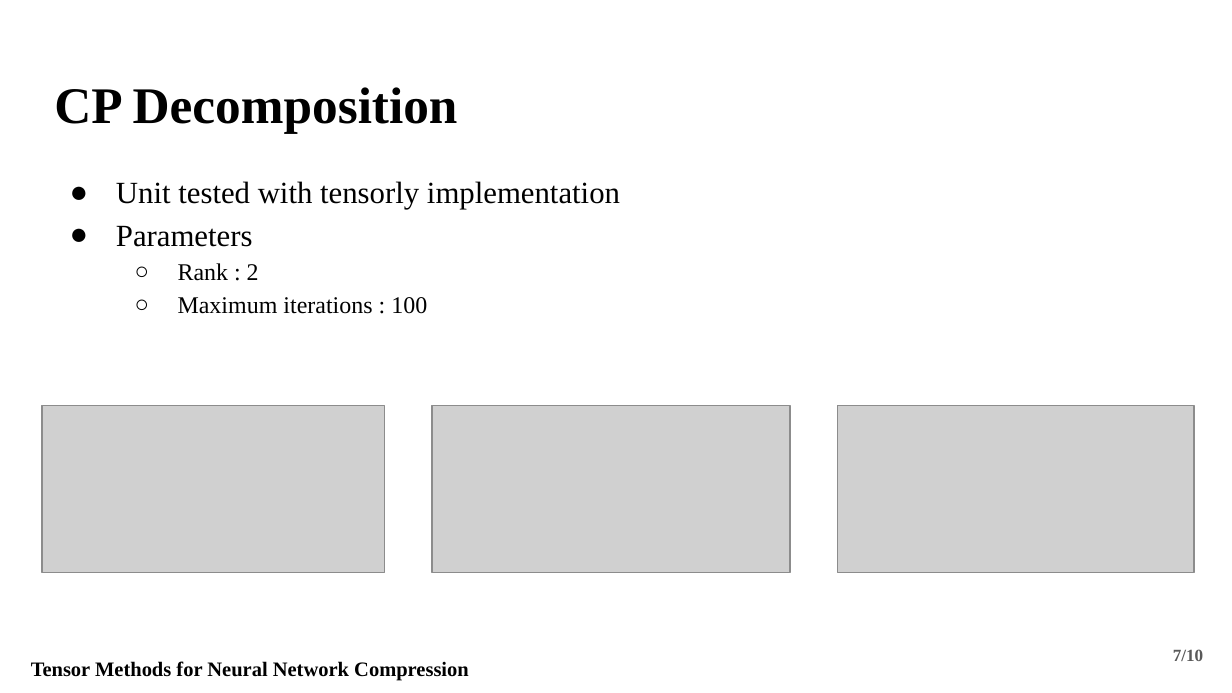
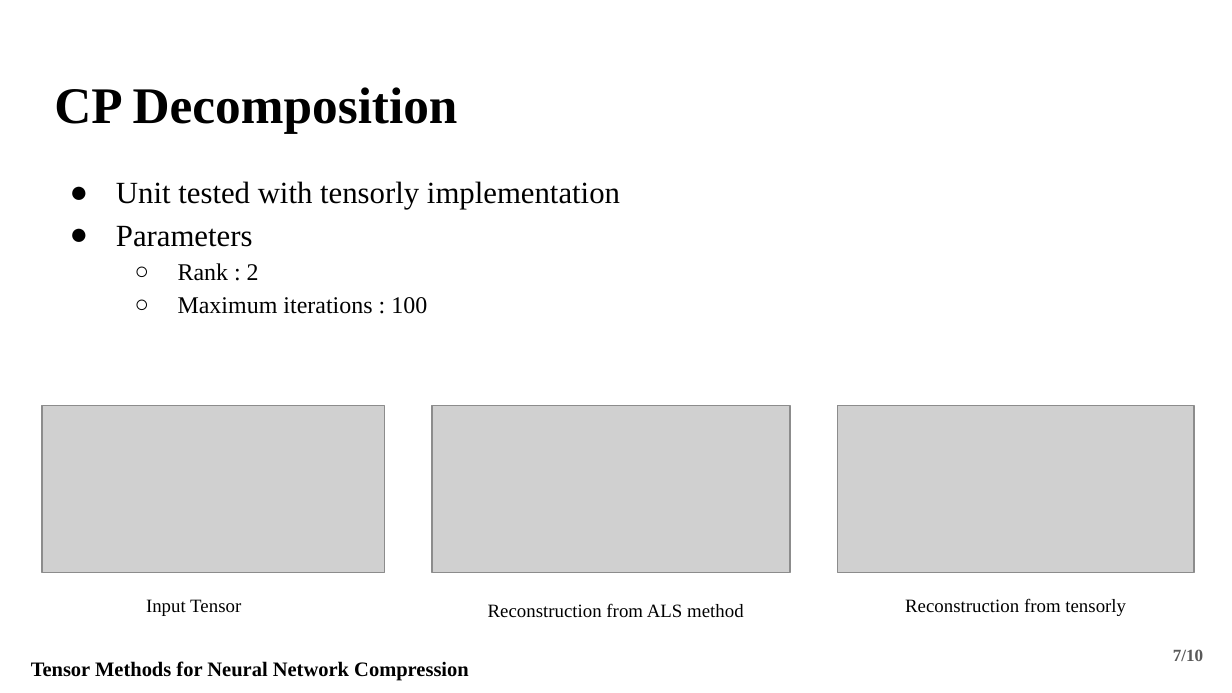
Before and after one commit to Fraunhofer-SCAI/canonical-cnn, a slide deck: slide 7 of Presentation/Fraunhofer_Presentation.pptx. Drawn at 1232x693 pixels with LibreOffice and Linux fonts; fonts in the diff are those of the drawing; grey boxes stand for pictures. Boxes give left, top, right and bottom in pixels: in the first picture for what was removed or moved away, otherwise in the second. Text is boxed around its words. In the diff, an @@ line names an element or a change of style, - is before the commit and + after.

```diff
--- a/Presentation/Fraunhofer_Presentation.pptx
+++ b/Presentation/Fraunhofer_Presentation.pptx
@@ text added at box(146, 599, 241, 616), 11 pt, text #000000 @@
+Input Tensor
@@ text added at box(905, 598, 1126, 616), 11 pt, text #000000 @@
+Reconstruction from tensorly
@@ text added at box(488, 603, 744, 618), 11 pt, text #000000 @@
+Reconstruction from ALS method
```
Also in this commit, not shown: 8 other slides changed, 1 slide added, 1 other file.
